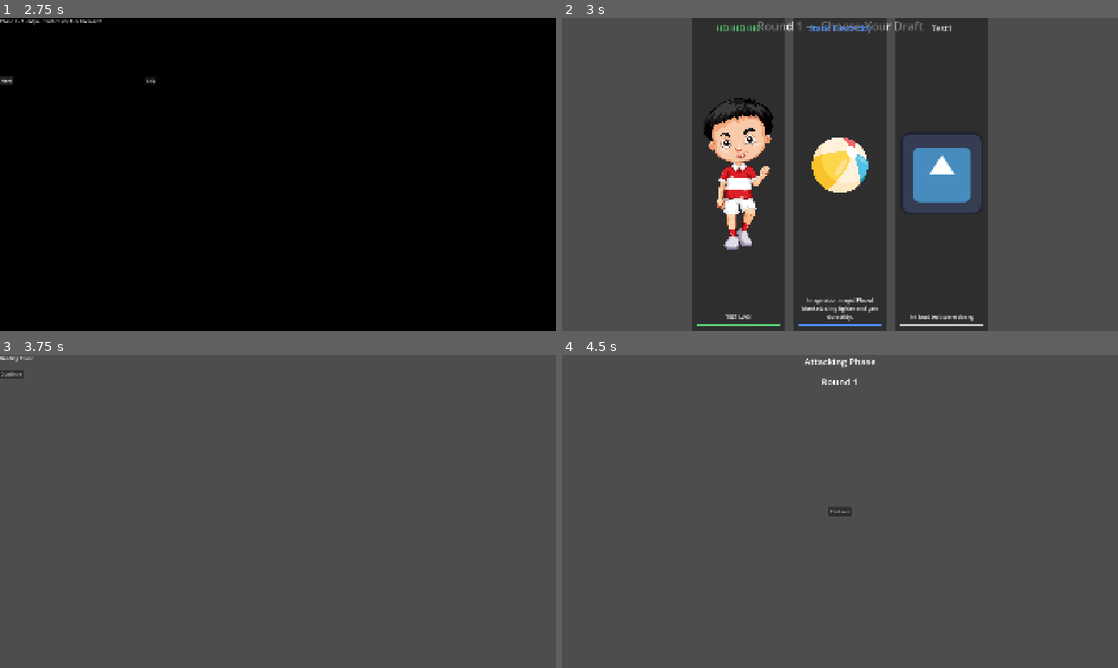
Above: before the commit, frames 1-4 (two rows, left to right).
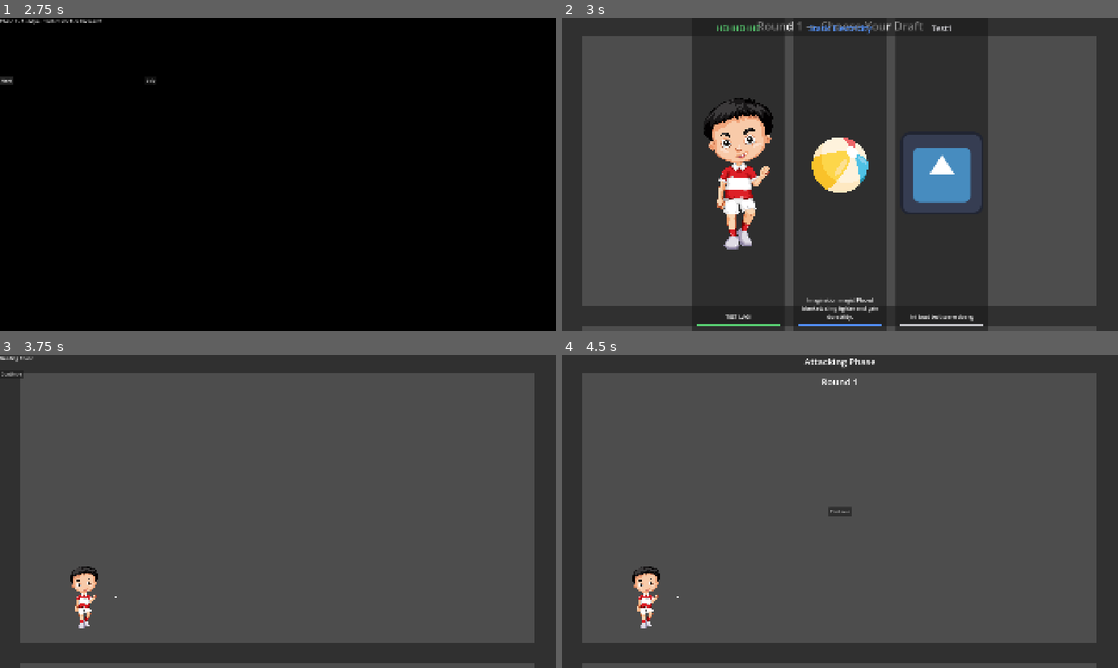
Above: after the commit, the same moments.

Repository: V-Kleio/Amazing-Fort
Game: Godot game, scene res://scenes/ui/main_menu.tscn
Two runs of this game, one before a commit and one after it. Both use one fixed random seed, a clock stepped at 60 frames per second and the inputs below.
Inputs (mouse positions are in pixels of both pictures, inside the frame that each line leads up to):
- Up to frame 1 (2.75 s): click "Start" at 0.5 s; click "Next" at 1.25 s; click "Next" at 2 s
- Up to frame 2 (3 s): click "Skip" at 2.75 s
- Up to frame 3 (3.75 s): click (177, 511) at 3.5 s
- Up to frame 4 (4.5 s): click "Continue" at 4.25 s

Frame 1 is identical in both runs. In frame 2, 13% of the frame differs, in the area x 0-100%, y 0-100%; in frame 3, 19%; in frame 4, 19%.

Commit message:
feat: add attacking phase shoot logic

Diff:
--- /dev/null
+++ b/entities/attacker/attacker.gd
@@ -0,0 +1,55 @@
+extends Node2D
+
+@export var initial_delay: float = 2.0
+@export var max_angle_deviation: float = 25.0
+@export var launch_force_min: float = 800.0
+@export var launch_force_max: float = 1200.0
+@export var ball_scene: PackedScene
+@export var trajectory_marker_scene: PackedScene
+
+@onready var marker: Marker2D = $Marker2D
+
+var facing_right: bool = true
+var final_direction: Vector2
+var final_force: float
+var trajectory_instance: Node2D
+
+
+func _ready() -> void:
+	pass
+
+func setup(spawn_on_right_side: bool) -> void:
+	if spawn_on_right_side:
+		scale.x = -1
+		facing_right = false
+	else:
+		scale.x = 1
+		facing_right = true
+
+	var base_direction: Vector2 = Vector2.RIGHT if facing_right else Vector2.LEFT
+	var deviation: float = randf_range(-max_angle_deviation, max_angle_deviation)
+	final_direction = base_direction.rotated(deg_to_rad(deviation))
+	final_force = randf_range(launch_force_min, launch_force_max)
+
+	trajectory_instance = trajectory_marker_scene.instantiate()
+	get_parent().add_child(trajectory_instance)
+	trajectory_instance.update_trajectory(marker.global_position, final_direction, final_force, ball_scene)
+	trajectory_instance.show_trajectory()
+
+func start_attack_phase() -> void:
+	await get_tree().create_timer(initial_delay).timeout
+	_fire()
+
+func _fire() -> void:
+	if trajectory_instance and is_instance_valid(trajectory_instance):
+		trajectory_instance.hide_trajectory()
+
+	var ball_instance: RigidBody2D = ball_scene.instantiate()
+	get_tree().current_scene.add_child(ball_instance)
+	ball_instance.global_position = marker.global_position
+	ball_instance.launch(final_direction, final_force)
+
+func cleanup() -> void:
+	if trajectory_instance and is_instance_valid(trajectory_instance):
+		trajectory_instance.queue_free()
+		trajectory_instance = null
--- a/entities/attacker/attacker.tscn
+++ b/entities/attacker/attacker.tscn
@@ -1,11 +1,17 @@
 [gd_scene format=3 uid="uid://dge3m0jwaegge"]
 
+[ext_resource type="Script" uid="uid://cnp3urk3kkmwh" path="res://entities/attacker/attacker.gd" id="1_5e18x"]
 [ext_resource type="Texture2D" uid="uid://c4oovan1fv4t8" path="res://assets/visual/dummy/bocil_dummy.png" id="1_idmvc"]
+[ext_resource type="PackedScene" uid="uid://c5qliyfmlm3he" path="res://entities/projectile/ball.tscn" id="2_yid2j"]
+[ext_resource type="PackedScene" uid="uid://7013a203jx5e" path="res://entities/projectile/trajectory_marker.tscn" id="3_dgf0o"]
 
 [node name="Attacker" type="Node2D" unique_id=484477420]
+script = ExtResource("1_5e18x")
+ball_scene = ExtResource("2_yid2j")
+trajectory_marker_scene = ExtResource("3_dgf0o")
 
 [node name="Sprite2D" type="Sprite2D" parent="." unique_id=1490813278]
-scale = Vector2(0.15, 0.15)
+scale = Vector2(0.1, 0.1)
 texture = ExtResource("1_idmvc")
 
 [node name="Marker2D" type="Marker2D" parent="." unique_id=1217886467]
--- a/entities/projectile/ball.gd
+++ b/entities/projectile/ball.gd
@@ -1,10 +1,17 @@
 extends RigidBody2D
 
-@export var max_speed: float = 1500.0
-@export var min_bounce_variance: float = 0.7
-@export var max_bounce_variance: float = 0.95
-@export var random_impulse_strength: float = 50.0
+@export var max_speed: float = 3000.0
+@export var min_bounce_variance: float = 0.85
+@export var max_bounce_variance: float = 1.15
+@export var random_impulse_strength: float = 400.0
+@export var chaos_deflect_deg: float = 35.0
+@export var spin_impulse_strength: float = 12.0
+@export var acceleration_rate: float = 900.0
+@export var collision_decay: float = 0.08
+@export var hard_material_boost: float = 1.5
+@export var soft_material_damp: float = 0.5
 
+var collision_count: int = 0
 
 func _ready() -> void:
 	contact_monitor = true
@@ -13,15 +20,30 @@
 
 func launch(direction: Vector2, force: float) -> void:
 	linear_velocity = direction.normalized() * force
+	collision_count = 0
 
 func _on_body_entered(body: Node) -> void:
 	var variance = randf_range(min_bounce_variance, max_bounce_variance)
 	linear_velocity *= variance
+	if body.is_in_group("hard_material"):
+		linear_velocity *= hard_material_boost
+	elif body.is_in_group("soft_material"):
+		linear_velocity *= soft_material_damp
+	else:
+		collision_count += 1
+		linear_velocity *= max(1.0 - collision_decay * collision_count, 0.0)
+	linear_velocity = linear_velocity.rotated(deg_to_rad(randf_range(-chaos_deflect_deg, chaos_deflect_deg)))
 	var random_direction := Vector2.RIGHT.rotated(randf_range(0, TAU))
 	apply_impulse(random_direction * random_impulse_strength)
+	apply_torque_impulse(randf_range(-spin_impulse_strength, spin_impulse_strength))
 
 func _physics_process(delta: float) -> void:
+	_accelerate(delta)
 	_clamp_speed()
+
+func _accelerate(delta: float) -> void:
+	if linear_velocity.length() > 0.0:
+		linear_velocity += linear_velocity.normalized() * acceleration_rate * delta
 
 func _clamp_speed() -> void:
 	if linear_velocity.length() > max_speed:
--- a/entities/projectile/ball.tscn
+++ b/entities/projectile/ball.tscn
@@ -3,14 +3,25 @@
 [ext_resource type="Texture2D" uid="uid://clvuqdxeptahc" path="res://assets/visual/dummy/ball_dummy.png" id="1_4pddj"]
 [ext_resource type="Script" uid="uid://duv1d006mbwdp" path="res://entities/projectile/ball.gd" id="1_ke534"]
 
+[sub_resource type="PhysicsMaterial" id="PhysicsMaterial_ke534"]
+friction = 0.0
+bounce = 1.0
+
 [sub_resource type="CircleShape2D" id="CircleShape2D_ke534"]
-radius = 127.01575
+radius = 38.013157
 
 [node name="Ball" type="RigidBody2D" unique_id=815598646]
+mass = 0.1
+physics_material_override = SubResource("PhysicsMaterial_ke534")
+gravity_scale = 0.1
 script = ExtResource("1_ke534")
+max_speed = 3000.0
+min_bounce_variance = 0.8
+max_bounce_variance = 1.0
+random_impulse_strength = 0.0
 
 [node name="Sprite2D" type="Sprite2D" parent="." unique_id=477694560]
-scale = Vector2(0.15, 0.15)
+scale = Vector2(0.05, 0.05)
 texture = ExtResource("1_4pddj")
 
 [node name="CollisionShape2D" type="CollisionShape2D" parent="." unique_id=940274125]
--- a/entities/projectile/trajectory_marker.gd
+++ b/entities/projectile/trajectory_marker.gd
@@ -1,24 +1,29 @@
 extends Node2D
 
 @onready var line: Line2D = $Line2D
-
 @export var max_points: int = 20
-@export var time_step: float = 0.1
-@export var gravity: float = 980.0
+@export var time_step: float = 0.05
 
 
 func _ready() -> void:
 	line.points = []
 
-func update_trajectory(start_pos: Vector2, direction: Vector2, force: float) -> void:
+func update_trajectory(start_pos: Vector2, direction: Vector2, force: float, ball_scene: PackedScene) -> void:
 	var points = []
 	var velocity = direction * force
+	var temp_ball = ball_scene.instantiate()
+	var gravity_scale = temp_ball.gravity_scale
+	temp_ball.queue_free()
+	var effective_gravity = ProjectSettings.get_setting("physics/2d/default_gravity") * gravity_scale
+
 	for i in max_points:
 		var t = i * time_step
 		var x = velocity.x * t
-		var y = velocity.y * t + 0.5 * gravity * t * t
+		var y = velocity.y * t + 0.5 * effective_gravity * t * t
 		points.append(Vector2(x, y))
 
+	print("Jumlah titik: ", points.size())
+	print("Titik-titik: ", points)
 	line.points = points
 	position = start_pos
 
--- a/scenes/level_controller.gd
+++ b/scenes/level_controller.gd
@@ -5,10 +5,15 @@
 @export var attacking_phase_scene: PackedScene
 @export var win_screen_scene: PackedScene
 @export var tutorial_scene: PackedScene
+@export var attacker_scene: PackedScene
+@export var spawn_offset_range: float = 50.0
 
 @onready var phase_container: Node = $PhaseContainer
+@onready var spawn_left: Marker2D = $SpawnPointLeft
+@onready var spawn_right: Marker2D = $SpawnPointRight
 
 var current_phase_node: Node = null
+var attacker_instance: Node = null
 
 func _ready() -> void:
 	GameEvents.try_connect(GameEvents.phase_finished, _on_phase_finished)
@@ -45,10 +50,13 @@
 		"choosing":
 			GameManager.current_phase = GameManager.Phase.BUILDING
 			_load_phase(building_phase_scene)
+			_spawn_attacker()
 		"building":
 			GameManager.current_phase = GameManager.Phase.ATTACKING
 			_load_phase(attacking_phase_scene)
+			attacker_instance.start_attack_phase()
 		"attacking_win":
+			_cleanup_attacker()
 			_load_win_screen()
 		"attacking_lose":
 			GameManager.end_game_lose()
@@ -63,7 +71,31 @@
 
 func _on_round_continued(_round_number: int) -> void:
 	GameEvents.try_disconnect(GameEvents.round_started, _on_round_continued)
+	_cleanup_attacker()
 	_load_phase(choosing_phase_scene)
 
 func _on_game_over() -> void:
 	SceneManager.load_main_menu()
+
+func _spawn_attacker() -> void:
+	if attacker_instance and is_instance_valid(attacker_instance):
+		return
+
+	attacker_instance = attacker_scene.instantiate()
+	add_child(attacker_instance)
+
+	var spawn_on_right: bool = randf() < 0.5
+	var base_point: Vector2 = spawn_right.global_position if spawn_on_right else spawn_left.global_position
+	var offset := Vector2(
+		randf_range(-spawn_offset_range, spawn_offset_range),
+		randf_range(-spawn_offset_range, spawn_offset_range)
+	)
+	attacker_instance.global_position = base_point + offset
+
+	attacker_instance.setup(spawn_on_right)
+
+func _cleanup_attacker() -> void:
+	if attacker_instance and is_instance_valid(attacker_instance):
+		attacker_instance.cleanup()
+		attacker_instance.queue_free()
+		attacker_instance = null
--- a/scenes/level_controller.tscn
+++ b/scenes/level_controller.tscn
@@ -6,6 +6,10 @@
 [ext_resource type="PackedScene" uid="uid://c17r4g7sthqsj" path="res://scenes/phases/attacking_phase.tscn" id="4_xfvny"]
 [ext_resource type="PackedScene" uid="uid://b6hpmtu45o5l3" path="res://scenes/ui/win_screen.tscn" id="5_t82cj"]
 [ext_resource type="PackedScene" uid="uid://du8obn4iwf61q" path="res://scenes/ui/tutorial.tscn" id="6_yupck"]
+[ext_resource type="PackedScene" uid="uid://dge3m0jwaegge" path="res://entities/attacker/attacker.tscn" id="7_xfvny"]
+
+[sub_resource type="RectangleShape2D" id="RectangleShape2D_xfvny"]
+size = Vector2(1940, 75)
 
 [node name="Level" type="Node2D" unique_id=2131601295]
 script = ExtResource("1_20026")
@@ -14,5 +18,65 @@
 attacking_phase_scene = ExtResource("4_xfvny")
 win_screen_scene = ExtResource("5_t82cj")
 tutorial_scene = ExtResource("6_yupck")
+attacker_scene = ExtResource("7_xfvny")
 
 [node name="PhaseContainer" type="Node" parent="." unique_id=1687947388]
+
+[node name="SpawnPointLeft" type="Marker2D" parent="." unique_id=569268576]
+position = Vector2(300, 800)
+
+[node name="SpawnPointRight" type="Marker2D" parent="." unique_id=2010974151]
+position = Vector2(1620, 800)
+
+[node name="StaticBody2D" type="StaticBody2D" parent="." unique_id=1106252430 groups=["hard_material"]]
+
+[node name="CollisionShape2D" type="CollisionShape2D" parent="StaticBody2D" unique_id=1131788297]
+position = Vector2(960, 27.5)
+shape = SubResource("RectangleShape2D_xfvny")
+
+[node name="ColorRect" type="ColorRect" parent="StaticBody2D" unique_id=45981872]
+offset_right = 1920.0
+offset_bottom = 64.0
+color = Color(0.1882353, 0.1882353, 0.1882353, 1)
+
+[node name="StaticBody2D2" type="StaticBody2D" parent="." unique_id=1314803831 groups=["hard_material"]]
+position = Vector2(0, 1000)
+
+[node name="CollisionShape2D" type="CollisionShape2D" parent="StaticBody2D2" unique_id=1840187035]
+position = Vector2(960, 27.5)
+shape = SubResource("RectangleShape2D_xfvny")
+
+[node name="ColorRect" type="ColorRect" parent="StaticBody2D2" unique_id=1051804607]
+offset_left = 1.0
+offset_top = -6.0
+offset_right = 1929.0
+offset_bottom = 64.0
+color = Color(0.1893278, 0.18932778, 0.1893278, 1)
+
+[node name="StaticBody2D3" type="StaticBody2D" parent="." unique_id=969458914 groups=["hard_material"]]
+position = Vector2(60, 0)
+rotation = 1.5707964
+
+[node name="CollisionShape2D" type="CollisionShape2D" parent="StaticBody2D3" unique_id=763664893]
+position = Vector2(960, 27.5)
+shape = SubResource("RectangleShape2D_xfvny")
+
+[node name="ColorRect" type="ColorRect" parent="StaticBody2D3" unique_id=1131710926]
+offset_top = -7.730438
+offset_right = 1082.3223
+offset_bottom = 63.191345
+color = Color(0.1882353, 0.1882353, 0.1882353, 1)
+
+[node name="StaticBody2D4" type="StaticBody2D" parent="." unique_id=684360054 groups=["hard_material"]]
+position = Vector2(1910, 0)
+rotation = 1.5707964
+
+[node name="CollisionShape2D" type="CollisionShape2D" parent="StaticBody2D4" unique_id=667402979]
+position = Vector2(960, 27.5)
+shape = SubResource("RectangleShape2D_xfvny")
+
+[node name="ColorRect" type="ColorRect" parent="StaticBody2D4" unique_id=1393180819]
+offset_top = -12.884033
+offset_right = 1092.6318
+offset_bottom = 64.47974
+color = Color(0.1882353, 0.1882353, 0.1882353, 1)
Not shown, added: entities/attacker/attacker.gd.uid
